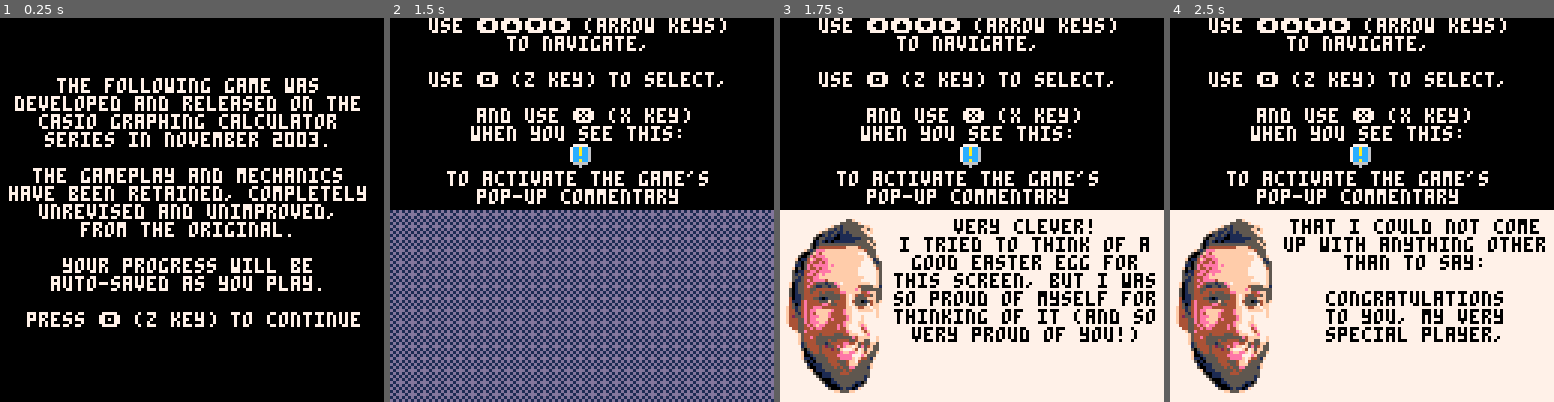
Above: before the commit, frames 1-4 (left to right).
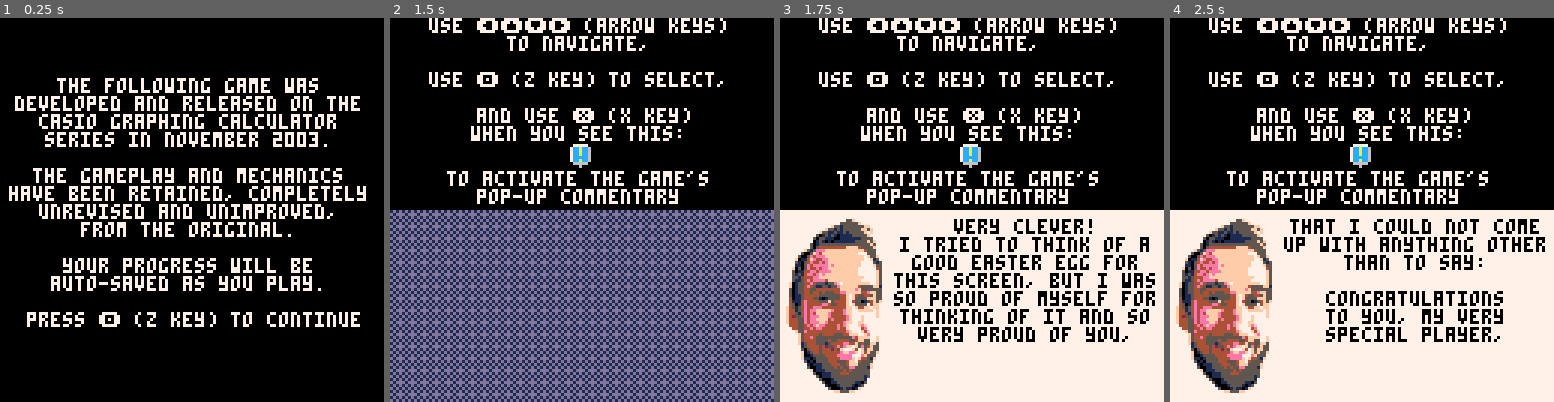
Above: after the commit, the same moments.

Repository: axnjaxn/ColorPower
Game: PICO-8 cartridge slushies3.p8
Same seed, same stepped clock (60 frames per second), same inputs: the game is played once before the commit and once after it.
Inputs:
- Up to frame 1 (0.25 s): no input
- Up to frame 2 (1.5 s): tap X (X key) at 0.33, 1.07 s; tap O (Z key) at 0.7 s
- Up to frame 3 (1.75 s): hold Right from 1.6 s (still down); tap O (Z key) at 1.7 s
- Up to frame 4 (2.5 s): tap X (X key) at 1.85 s; release Right at 2.1 s; tap O (Z key) at 2.1 s; hold Up 2.15-2.42 s; hold Right from 2.47 s (still down)

Frames 1-2 are identical in both runs. In frame 3, 1.8% of the frame differs, in the area x 29-98%, y 75-85%; in frame 4, nothing differs.

Commit message:
A few commentary string revisions

Diff:
--- a/slushies3.p8
+++ b/slushies3.p8
@@ -664,7 +664,7 @@
 register_commentary({"very clever!\n"
                      .. "i tried to think of a good easter egg for this screen, "
                      .. "but i was so proud of myself for thinking of it "
-                        .. "(and so very proud of you!)",
+                        .. "and so very proud of you,",
                      "that i could not come up with anything other than "
                         .. "to say:\n\ncongratulations\nto you, "
                         .. "my very special player,",
@@ -750,11 +750,11 @@
                            .. "business simulator game ever.",
                         "they were pretty primitive, but over time i made increasingly "
                            .. "complex sequels, including one called "
-                           .. "'sim inc.' which i built earlier in 2003.",
+                           .. "\"sim inc.\" which i built earlier in 2003.",
                         "this was actually meant to be a terminator 2-style "
                            .. "plothook to explain how all of the games were "
                            .. "part of one big slushyverse.",
-                        "also, 'fixing things' for a large corporation "
+                        "also, \"fixing things\" for a large corporation "
                            .. "apparently only takes $50,000 in the slushyverse.",
                         "i feel obliged to make one more comment here: this version of the game "
                            .. "received a tagline from my friend matt, so without further ado,",
@@ -789,7 +789,7 @@
                            .. "obvious self-laudatory credits you'd see in every "
                            .. "other solo project i ever made,",
                         "but also the names of several friends who played "
-                           .. "the slushies games listed as 'testers.'"
+                           .. "the slushies games listed as \"testers.\""
                            .. "\nnaturally, i redacted those from this version, "
                            .. "to avoid hurting their future job prospects."}, 60)
 
@@ -996,7 +996,7 @@
 
 ::endmenu::
 register_commentary({"it's not at all explained in the game, "
-                        .. "but this is the only place you can 'win' "
+                        .. "but this is the only place you can \"win\" "
                         .. "at slushies 3, and you have to meet two "
                         .. "completely unmentioned criteria:\n"
                         .. "1. have $50000\n"
@@ -1041,7 +1041,7 @@
 z = bnbnsub(stats.m, bnmul(y, z * 100))
 if bnisneg(z) then
    register_commentary({"some screens give you lots of text and ui, and this one just gives you two words.\n"
-                       .. "it was really hard to not want to 'fix' this game."}, 53)
+                       .. "it was really hard to not want to \"fix\" this game."}, 53)
 
    clear()
    print("not enough")
@@ -1062,7 +1062,7 @@
 y = flr(4 * (z - stats.p))
 if z > 5 then
    register_commentary({"want a slushy to cost $5.01? nah, forget that.\n"
-                           .. "a slushy can't cost more than five roast beef sandwiches before tax."}, 52)
+                           .. "a slushy can't cost more than five roast beef sandwiches."}, 52)
    z = 5
    clear()
    print("adjusted price")
@@ -1517,10 +1517,10 @@
                       .. "and we can get through it together.",
                    "the pirate nun was a woman who appeared on tv wearing an eyepatch "
                    .. "to compensate for a stroke she'd suffered. ~TOTALLY~ hilarious, right brian?\ngood gravy.",
-                   "this character is a nazi nun i think in an oblique reference to 'the sound of music'",
+                   "this character is a nazi nun i think in an oblique reference to \"the sound of music\"",
                    "then the bit before that was inspired by a family friend who'd seen a sign for "
-                      .. "st. john the baptist catholic church and asked what a 'baptist catholic' was.",
-                   "i thought it was funnier if the baptist portion of that name was actually a 'german baptist,' "
+                      .. "st. john the baptist catholic church and asked what a \"baptist catholic\" was.",
+                   "i thought it was funnier if the baptist portion of that name was actually \"german baptist,\" "
                       .. "a sect present in surprising number near dayton, where i grew up.",
                    "and then why not throw in french?",
                    "the poetic meter of the adjectives in this screen is roughly trochaic hexameter.",
